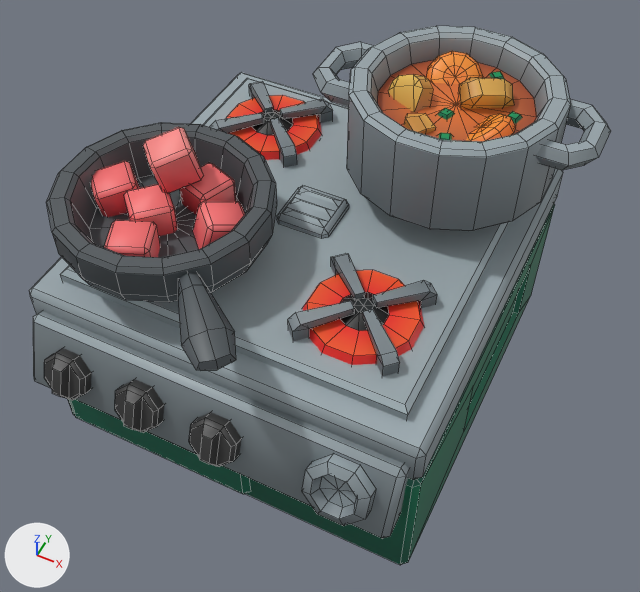
The FBX model Assets/Resources/NextLevelMeshes/Cooker/Cooker_LV3.fbx as it was, and as the next commit left it.
Camera for both pictures: a 50 mm lens placed at (1.47, -2.86, 4.09), pointed at (0.14, -0.21, 0.77). The axes (+X, +Y, +Z) are drawn at lower left. The lights are the same throughout. Mesh edges are drawn as thin lines. Where no turn or scale is listed for an object, it has been applied to the vertices.

Objects in the first picture: 'stove_multi_decorated'.
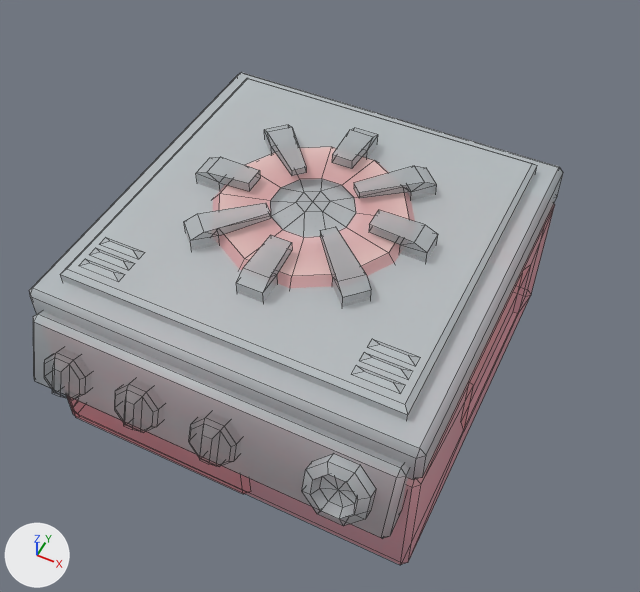
Where the change shows, as pixel boxes (x1, y1, x2, y2) in the pictures (640 x 592 px; the box of a moved part takes in the faces that stretch with it):
'stove_multi_decorated', surface changed, reshaped (8% narrower, 14% shorter)
    before: (29, 26, 611, 565)
    after: (29, 72, 563, 538)
part 1 of me_cube_003, moved or reshaped
    before: (227, 95, 322, 160)
    after: (212, 147, 415, 288)
part 2 of me_cube_003, moved or reshaped
    before: (287, 209, 324, 224)
    after: (361, 353, 411, 378)
part 3 of me_cube_003, moved or reshaped
    before: (295, 199, 331, 214)
    after: (369, 340, 419, 364)
part 4 of me_cube_003, moved or reshaped
    before: (302, 189, 339, 204)
    after: (353, 366, 404, 392)
part 5 of me_cube_003, added
    after: (91, 249, 133, 269)
part 6 of me_cube_003, added
    after: (101, 238, 143, 258)
part 7 of me_cube_003, added
    after: (80, 259, 123, 280)
part 8 of me_cube_003, rebuilt (not visible before)
    after: (184, 203, 270, 240)
part 9 of me_cube_003, rebuilt (not visible before)
    after: (354, 166, 437, 193)
part 10 of me_cube_003, rebuilt (50% wider, 8% shorter)
    before: (270, 118, 297, 168)
    after: (265, 125, 306, 171)
part 11 of me_cube_003, rebuilt
    before: (331, 253, 364, 300)
    after: (320, 227, 371, 297)
part 12 of me_cube_003, added
    after: (369, 210, 438, 252)
part 13 of me_cube_003, added
    after: (332, 128, 377, 161)
part 14 of me_cube_003, added
    after: (197, 157, 260, 183)
part 15 of me_cube_003, added
    after: (236, 235, 292, 293)
part 16 of me_cube_003, deleted
    before: (46, 26, 611, 377)
part 17 of me_cube_003, surface changed (green to brown)
    before: (68, 204, 555, 565)
    after: (405, 204, 555, 492)

What changed in the scene script:
```text
Change img_restaurantbits_texture_png:
    img_restaurantbits_texture_png: load_image('restaurantbits_texture.png', '../../../KayKit_Restaurant_Bits_1.0_FREE/Assets/textures/restaurantbits_texture.png', 1024, 1024, 'sRGB') -> load_image('restaurantbits_texture.png', '../../../KayKit_Restaurant_Bits_1.0_FREE/Assets/fbx (unity)/restaurantbits_texture.png', 1024, 1024, 'Non-Color')
Change mat_restaurant:
    add n3 = _N.new('ShaderNodeTexImage'); n3.name = 'Image Texture.001'
    add n3.image = img_restaurantbits_texture_png
    where n0 = _N.new('ShaderNodeBsdfPrincipled'); n0.name = 'Principled BSDF'
    add _L.new(n3.outputs[0], n0.inputs[4])  # 'Color' to 'Alpha'
Change me_cube_003:
    remove me_cube_003.from_pydata(...)  # 1323 vertices, 1287 faces; spans x -1.0..1.2, y -1.26..1.03, z 0.0..1.72
    add me_cube_003.from_pydata(...)  # 432 vertices, 382 faces; spans x -1.0..1.0, y -1.26..1.03, z 0.0..1.21
    me_cube_003 part 1: the loose piece of 43 vertices spanning x -0.77..-0.23, y 0.23..0.77, z 1.09..1.17 is scaled about its middle by (1.88, -1.87, 1), then moved by (0.5, -0.5, 0.0)
    me_cube_003 part 2: the loose piece of 6 vertices spanning x -0.11..0.11, y -0.11..-0.05, z 1.14..1.16 is moved by (0.7, -0.62, -0.04)
    me_cube_003 part 3: the loose piece of 6 vertices spanning x -0.11..0.11, y -0.03..0.03, z 1.14..1.16 is moved by (0.7, -0.62, -0.04)
    me_cube_003 part 4: the loose piece of 6 vertices spanning x -0.11..0.11, y 0.05..0.11, z 1.14..1.16 is moved by (0.7, -0.86, -0.04)
    me_cube_003 part 5: the loose piece of 6 vertices spanning x -0.11..0.11, y -0.11..-0.05, z 1.14..1.16 is copied, and the copy is moved by (-0.7, -0.62, -0.04); it spans x -0.81..-0.59, y -0.73..-0.67, z 1.1..1.12
    me_cube_003 part 6: the loose piece of 6 vertices spanning x -0.11..0.11, y -0.11..-0.05, z 1.14..1.16 is copied, and the copy is moved by (-0.7, -0.54, -0.04); it spans x -0.81..-0.59, y -0.65..-0.59, z 1.1..1.12
    me_cube_003 part 7: the loose piece of 6 vertices spanning x -0.11..0.11, y -0.11..-0.05, z 1.14..1.16 is copied, and the copy is moved by (-0.7, -0.7, -0.04); it spans x -0.81..-0.59, y -0.81..-0.75, z 1.1..1.12
    me_cube_003 part 8: the loose piece of 14 vertices spanning x -0.48..-0.24, y -0.48..-0.24, z 1.08..1.2 is rebuilt with 14 vertices and now spans x -0.49..-0.13, y -0.49..-0.13, z 1.09..1.2
    me_cube_003 part 9: the loose piece of 14 vertices spanning x 0.24..0.48, y 0.24..0.48, z 1.08..1.2 is rebuilt with 14 vertices and now spans x 0.13..0.49, y 0.13..0.49, z 1.08..1.2
    me_cube_003 part 10: the loose piece of 14 vertices spanning x -0.48..-0.24, y 0.24..0.48, z 1.08..1.2 is rebuilt with 14 vertices and now spans x -0.49..-0.13, y 0.13..0.49, z 1.08..1.2
    me_cube_003 part 11: the loose piece of 14 vertices spanning x 0.24..0.48, y -0.48..-0.24, z 1.08..1.2 is rebuilt with 14 vertices and now spans x 0.13..0.49, y -0.49..-0.13, z 1.09..1.2
    me_cube_003 part 12: a new loose piece of 14 vertices spanning x 0.32..0.62, y -0.07..0.07, z 1.09..1.21, in mat_restaurant
    me_cube_003 part 13: a new loose piece of 14 vertices spanning x -0.07..0.07, y 0.32..0.62, z 1.08..1.21, in mat_restaurant
    me_cube_003 part 14: a new loose piece of 14 vertices spanning x -0.62..-0.32, y -0.07..0.07, z 1.08..1.21, in mat_restaurant
    me_cube_003 part 15: a new loose piece of 14 vertices spanning x -0.07..0.07, y -0.62..-0.32, z 1.09..1.21, in mat_restaurant
    me_cube_003 part 16: 37 loose pieces with 965 vertices, spanning x -1.0..1.2, y -1.25..1.0, z 1.08..1.72, are deleted
    me_cube_003 part 17: 68 kept faces spanning x -1.0..1.0, y -1.03..1.03, z 0.0..0.8 get new texture (UV) coordinates
```
